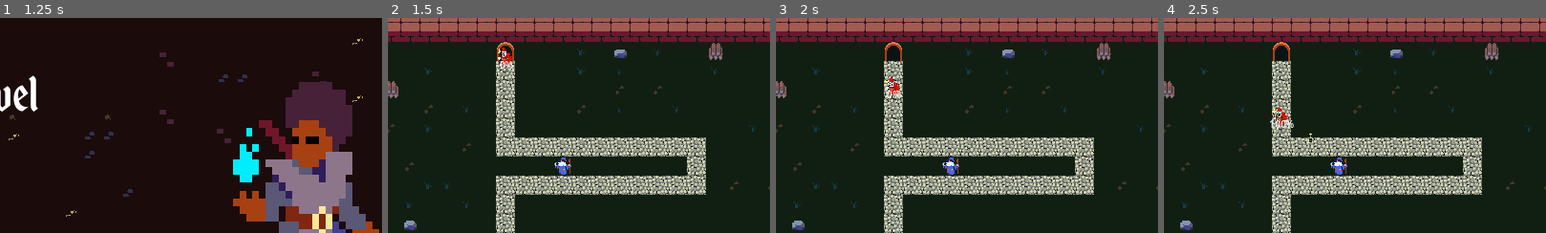
Above: before the commit, frames 1-4 (left to right).
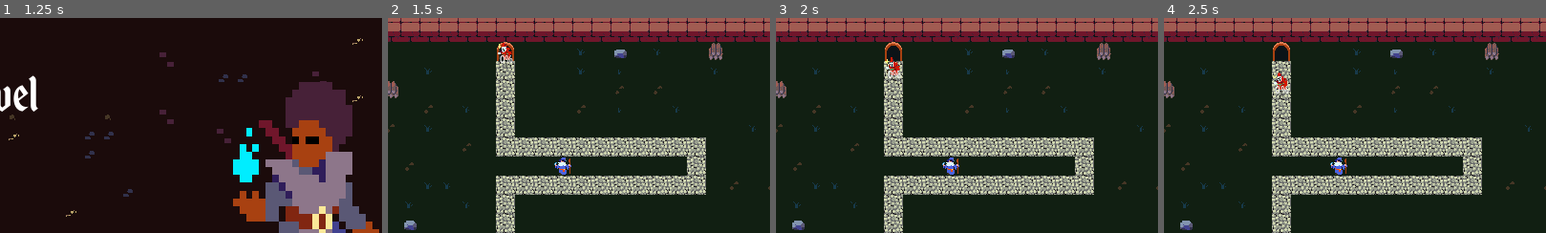
Above: after the commit, the same moments.

Repository: WizardsNStuff/tower-defense
Game: Godot game, scene res://menus-and-interfaces/main_menu/Main_Menu.tscn
The game is run twice, just before and just after one commit, with the same random seed, the same clock (stepped at 60 frames per second) and the same inputs.
Inputs (mouse positions are % of the whole screen's width and height, from its top left):
- Up to frame 1 (1.25 s): click (7, 46) at 0.5 s
- Up to frame 2 (1.5 s): click (9, 50) at 1.25 s
- Up to frame 3 (2 s): no input
- Up to frame 4 (2.5 s): move the mouse to (72, 45) at 2.02 s
The pictures show only the part of the screen within x 23-73%, y 0-50%; the shares and areas given below are measured in that part.

Frame 1 is identical in both runs. In frame 2, 0.3% of the frame differs, in the area x 28-33%, y 11-26%; in frame 3, 0.5%; in frame 4, 0.6%, in the area x 27-39%, y 25-59%.

Commit message:
fixed exit error

Diff:
--- a/Towers/badguy.gd
+++ b/Towers/badguy.gd
@@ -1,26 +1,8 @@
-extends CharacterBody2D
+extends "res://enemies/enemy.gd"
+class_name Badguy
 
-var move_speed = 100	# speed at which path is progressed
-var max_health = 1000
-var current_health = max_health
-
-@onready var health_bar : ProgressBar = $HealthBar
-
-func take_damage(damageAmount : int) -> void:
-	current_health -= damageAmount
-	health_bar.value = current_health
-	if current_health <= 0:
-		die()
-
-func die() -> void:
-	queue_free()
-
-func _physics_process(delta: float) -> void:
-	var pathFollowNode = get_parent() as PathFollow2D	# PathFollow2D Node of the enemy
-	var currentProgress = pathFollowNode.get_progress()	# get current progress on PathFollow2D
-
-	pathFollowNode.set_progress(currentProgress + (move_speed * delta))	# move enemy along path
-
-	if pathFollowNode.get_progress_ratio() == 1:		# if path progrss is at 100% (1)
-		queue_free()	# remove badguy from scene
-		# TODO: subtract life from player
+func _ready() -> void:
+	move_speed = 50 # speed at which path is progressed
+	max_health = 5000
+	damage = 1
+	current_health = max_health
--- a/exit.gd
+++ b/exit.gd
@@ -9,5 +9,5 @@
 	print(totalHealth)
 
 # Called every frame. 'delta' is the elapsed time since the previous frame.
-func _physics_process(delta: float) -> void:
+func _physics_process(_delta: float) -> void:
 	pass
